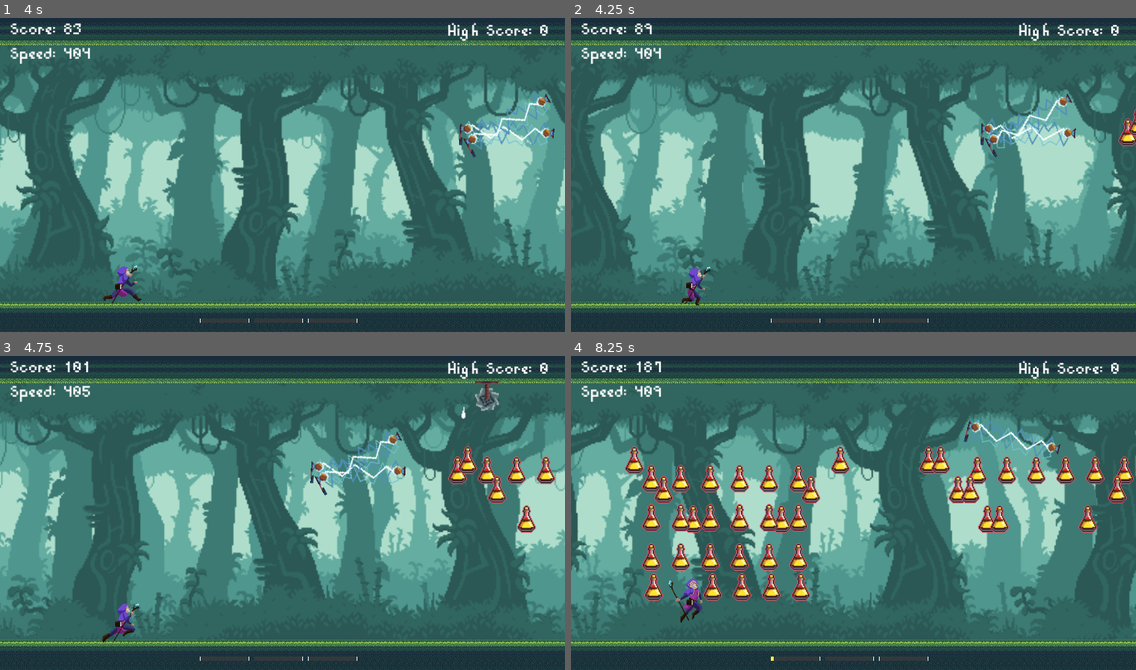
Above: before the commit, frames 1-4 (two rows, left to right).
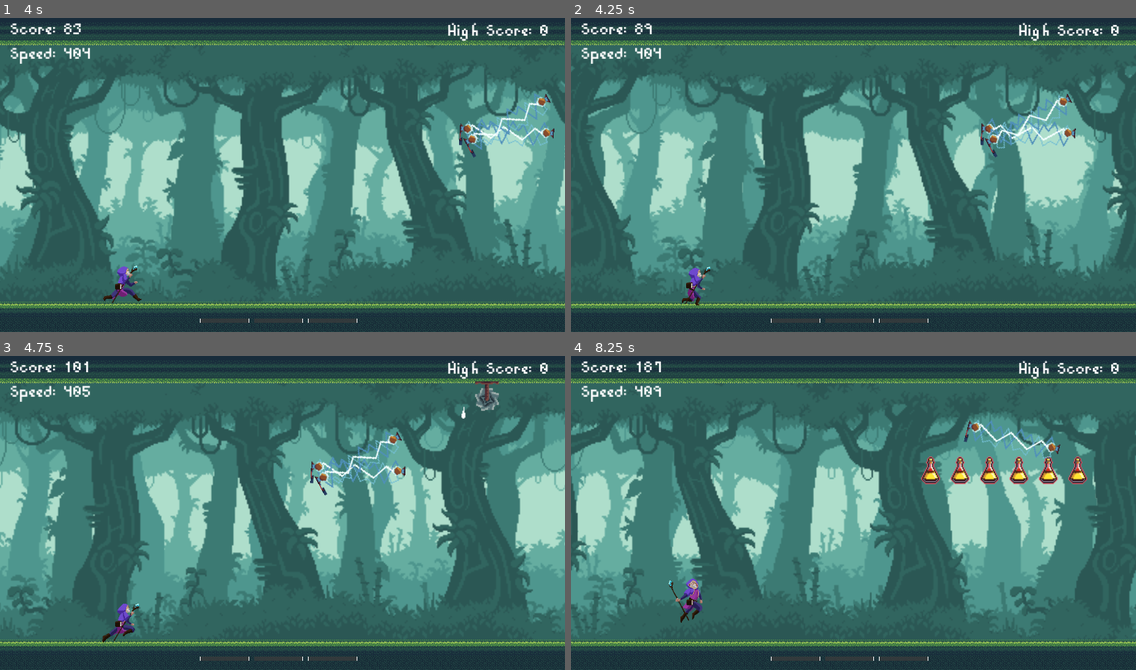
Above: after the commit, the same moments.

Repository: jerrywzy/WizardRunner
Game: Godot game, scene res://scenes/level.tscn
The game is run twice, just before and just after one commit, with the same random seed, the same clock (stepped at 60 frames per second) and the same inputs.
Inputs:
- Up to frame 1 (4 s): tap Enter (start) at 0.5, 2.85 s; tap F (boost) at 0.6, 1.35, 2.3, 3.05, 3.6 s; hold Space (fly) 2.03-2.78 s
- Up to frame 2 (4.25 s): no input
- Up to frame 3 (4.75 s): tap F (boost) at 4.35 s
- Up to frame 4 (8.25 s): hold Space (fly) 5.03-5.78 s; tap F (boost) at 5.3, 6.05, 6.6, 7.35 s; tap Enter (start) at 5.85 s; hold Space (fly) from 8.03 s (still down)

Frame 1 is identical in both runs. In frame 2, 0.2% of the frame differs, in the area x 96-100%, y 28-41%; in frame 3, 1.3%; in frame 4, 8.7%, in the area x 9-100%, y 28-98%.

Commit message:
Tightened audio streams for coins

Diff:
--- a/scenes/level.tscn
+++ b/scenes/level.tscn
@@ -86,6 +86,7 @@
 autostart = true
 
 [node name="ItemTimer" type="Timer" parent="."]
+wait_time = 4.0
 autostart = true
 
 [node name="RunTimer" type="Timer" parent="."]
--- a/scenes/player.tscn
+++ b/scenes/player.tscn
@@ -11,6 +11,7 @@
 [ext_resource type="Texture2D" uid="uid://0gr06303vk1e" path="res://assets/Wizard Pack/Attack2.png" id="3_n6caf"]
 [ext_resource type="AudioStream" uid="uid://704w64bk8lq7" path="res://assets/body_thud_short.mp3" id="7_v7xgu"]
 [ext_resource type="Texture2D" uid="uid://pfpah10r30g" path="res://assets/wills_pixel_explosions_sample/round_vortex/spritesheet/spritesheet.png" id="10_40j5d"]
+[ext_resource type="AudioStream" uid="uid://c57g4x42q36ll" path="res://assets/Coin Pickup Sound Effect Short.mp3" id="12_oj717"]
 
 [sub_resource type="CapsuleShape2D" id="CapsuleShape2D_anapc"]
 radius = 4.66667
@@ -526,5 +527,8 @@
 
 [node name="PickupAudio" type="AudioStreamPlayer" parent="."]
 
+[node name="CoinPickupAudio" type="AudioStreamPlayer" parent="."]
+stream = ExtResource("12_oj717")
+
 [connection signal="animation_finished" from="AnimationPlayer" to="." method="_on_animation_player_animation_finished"]
 [connection signal="timeout" from="HitTimer" to="." method="_on_hit_timer_timeout"]
--- a/scripts/player.gd
+++ b/scripts/player.gd
@@ -116,7 +116,6 @@
 			barrier_active = false
 
 	if power == "Potion":
-		$PickupAudio.stream = load("res://assets/Coin Pickup Sound Effect Short.mp3")
-		$PickupAudio.play()
+		$CoinPickupAudio.play()
 		if potions <= max_potions:
 			potions += 1
Not shown: 1 places in scenes/player.tscn that only renumber resources
Not shown, changed: WizardRunner.exe
Not shown, changed: WizardRunnerWeb.zip
